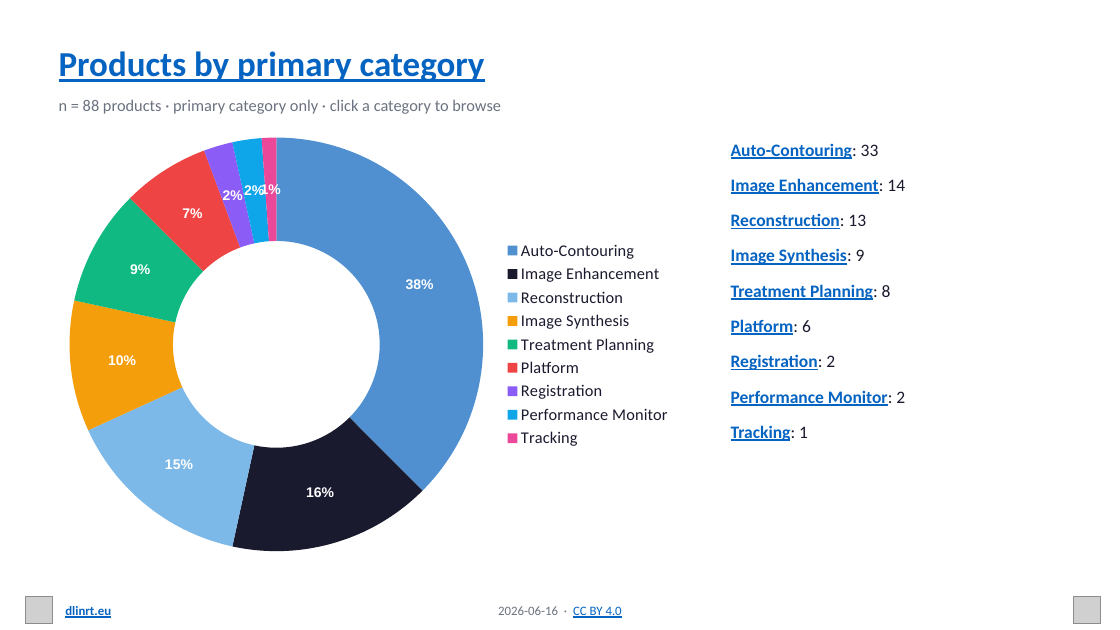
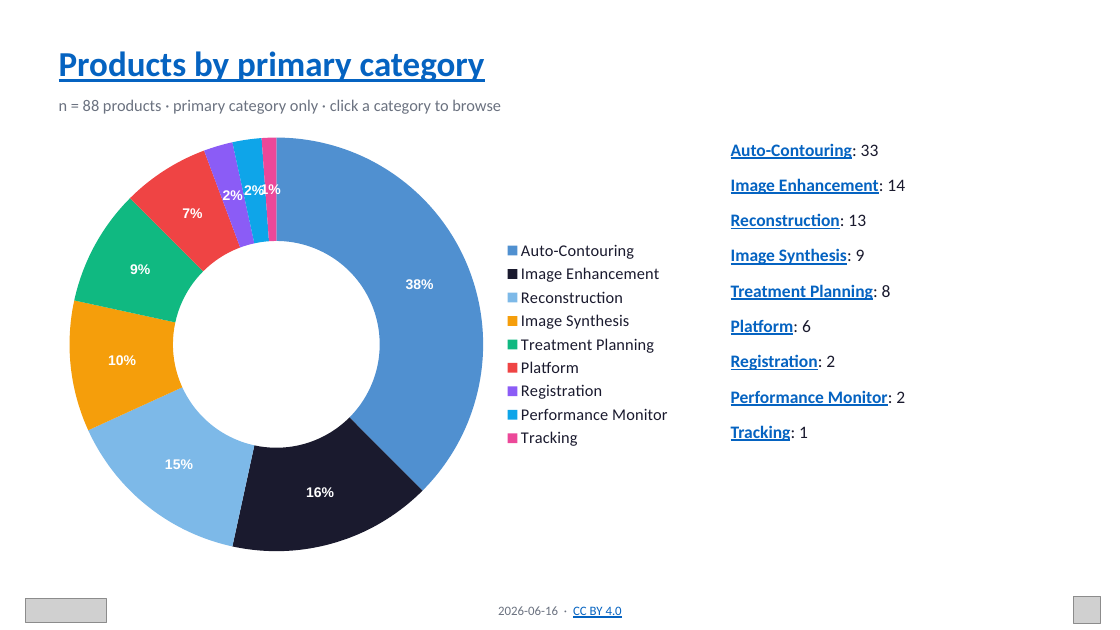
Before and after one commit to DLinRT-eu/dlinrteu-website, a slide deck: slide 3 of public/newsletters/2026-06/dlinrt-2026-06-update.pptx. Drawn at 1120x630 pixels with LibreOffice and Linux fonts; fonts in the diff are those of the drawing; grey boxes stand for pictures. Boxes give left, top, right and bottom in pixels: in the first picture for what was removed or moved away, otherwise in the second. Text is boxed around its words. In the diff, an @@ line names an element or a change of style, - is before the commit and + after.

```diff
--- a/public/newsletters/2026-06/dlinrt-2026-06-update.pptx
+++ b/public/newsletters/2026-06/dlinrt-2026-06-update.pptx
@@ picture: place and size @@
-picture at (25,597,52,623)
+picture at (25,599,107,623)
@@ text removed at (65,606,111,618) @@
-dlinrt.eu
```
Also in this commit, not shown: 5 other slides changed, 7 other files.
